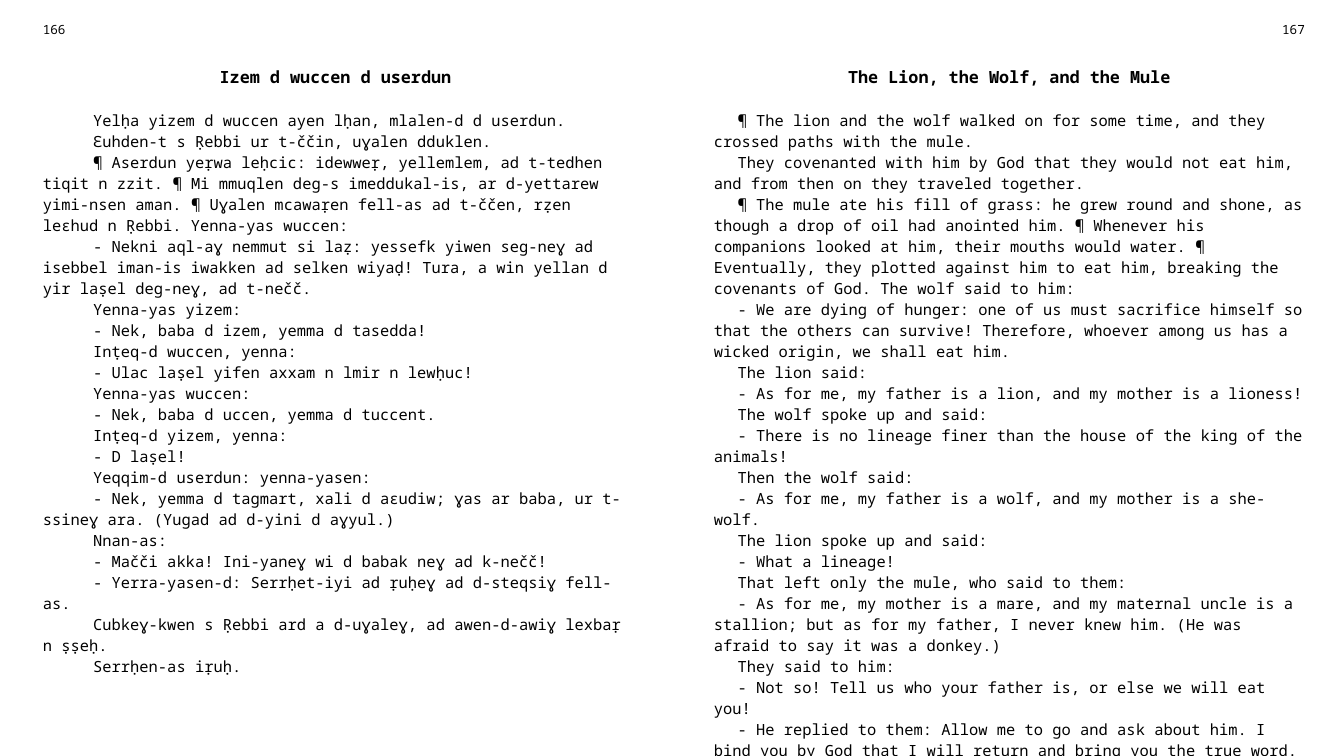
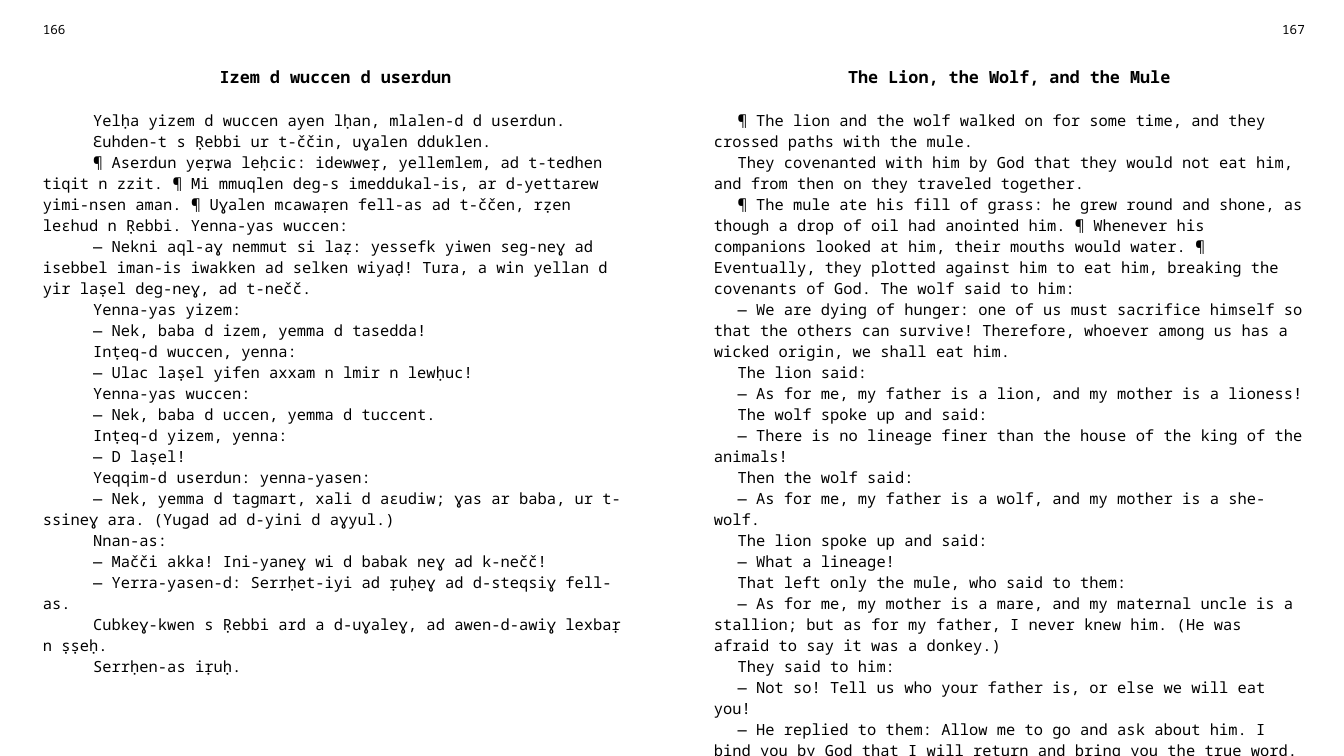
Before and after one commit to sferhah/tamacahut_n_wuccen, a slide deck: slide 81 of Uccen.ConsoleApp/Resources/pptx/uccen.eng.pptx. Drawn at 1344x756 pixels with LibreOffice and Linux fonts; fonts in the diff are those of the drawing. Boxes give left, top, right and bottom in pixels: in the first picture for what was removed or moved away, otherwise in the second. Text is boxed around its words. In the diff, an @@ line names an element or a change of style, - is before the commit and + after.

```diff
--- a/Uccen.ConsoleApp/Resources/pptx/uccen.eng.pptx
+++ b/Uccen.ConsoleApp/Resources/pptx/uccen.eng.pptx
@@ table at [32,16,1315,743] @@
-row 3, column 1: Yelḥa yizem d wuccen ayen lḥan, mlalen-d d userdun. / Ɛuhden-t s Ṛebbi ur t-ččin, uɣalen dduklen. / ¶ Aserdun yeṛwa leḥcic: idewweṛ, yellemlem, ad t-tedhen tiqit n zzit. ¶ Mi mmuqlen deg-s imeddukal-is, ar d-yettarew yimi-nsen aman. ¶ Uɣalen mcawaṛen fell-as ad t-ččen, rẓen leɛhud n Ṛebbi. Yenna-yas wuccen: / - Nekni aql-aɣ nemmut si laẓ: yessefk yiwen seg-neɣ ad isebbel iman-is iwakken ad selken wiyaḍ! Tura, a win yellan d yir laṣel deg-neɣ, ad t-nečč. / Yenna-yas yizem: / - Nek, baba d izem, yemma d tasedda! / Inṭeq-d wuccen, yenna: / - Ulac laṣel yifen axxam n lmir n lewḥuc! / Yenna-yas wuccen: / - Nek, baba d uccen, yemma d tuccent. / Inṭeq-d yizem, yenna: / - D laṣel! / Yeqqim-d userdun: yenna-yasen: / - Nek, yemma d tagmart, xali d aɛudiw; ɣas ar baba, ur t-ssineɣ ara. (Yugad ad d-yini d aɣyul.) / Nnan-as: / - Mačči akka! Ini-yaneɣ wi d babak neɣ ad k-nečč! / - Yerra-yasen-d: Serrḥet-iyi ad ṛuḥeɣ ad d-steqsiɣ fell-as. / Cubkeɣ-kwen s Ṛebbi ard a d-uɣaleɣ, ad awen-d-awiɣ lexbaṛ n ṣṣeḥ. / Serrḥen-as iṛuḥ.
+row 3, column 1: Yelḥa yizem d wuccen ayen lḥan, mlalen-d d userdun. / Ɛuhden-t s Ṛebbi ur t-ččin, uɣalen dduklen. / ¶ Aserdun yeṛwa leḥcic: idewweṛ, yellemlem, ad t-tedhen tiqit n zzit. ¶ Mi mmuqlen deg-s imeddukal-is, ar d-yettarew yimi-nsen aman. ¶ Uɣalen mcawaṛen fell-as ad t-ččen, rẓen leɛhud n Ṛebbi. Yenna-yas wuccen: / — Nekni aql-aɣ nemmut si laẓ: yessefk yiwen seg-neɣ ad isebbel iman-is iwakken ad selken wiyaḍ! Tura, a win yellan d yir laṣel deg-neɣ, ad t-nečč. / Yenna-yas yizem: / — Nek, baba d izem, yemma d tasedda! / Inṭeq-d wuccen, yenna: / — Ulac laṣel yifen axxam n lmir n lewḥuc! / Yenna-yas wuccen: / — Nek, baba d uccen, yemma d tuccent. / Inṭeq-d yizem, yenna: / — D laṣel! / Yeqqim-d userdun: yenna-yasen: / — Nek, yemma d tagmart, xali d aɛudiw; ɣas ar baba, ur t-ssineɣ ara. (Yugad ad d-yini d aɣyul.) / Nnan-as: / — Mačči akka! Ini-yaneɣ wi d babak neɣ ad k-nečč! / — Yerra-yasen-d: Serrḥet-iyi ad ṛuḥeɣ ad d-steqsiɣ fell-as. / Cubkeɣ-kwen s Ṛebbi ard a d-uɣaleɣ, ad awen-d-awiɣ lexbaṛ n ṣṣeḥ. / Serrḥen-as iṛuḥ.
-row 3, column 3: ¶ The lion and the wolf walked on for some time, and they crossed paths with the mule. / They covenanted with him by God that they would not eat him, and from then on they traveled together. / ¶ The mule ate his fill of grass: he grew round and shone, as though a drop of oil had anointed him. ¶ Whenever his companions looked at him, their mouths would water. ¶ Eventually, they plotted against him to eat him, breaking the covenants of God. The wolf said to him: / - We are dying of hunger: one of us must sacrifice himself so that the others can survive! Therefore, whoever among us has a wicked origin, we shall eat him. / The lion said: / - As for me, my father is a lion, and my mother is a lioness! / The wolf spoke up and said: / - There is no lineage finer than the house of the king of the animals! / Then the wolf said: / - As for me, my father is a wolf, and my mother is a she-wolf. / The lion spoke up and said: / - What a lineage! / That left only the mule, who said to them: / - As for me, my mother is a mare, and my maternal uncle is a stallion; but as for my father, I never knew him. (He was afraid to say it was a donkey.) / They said to him: / - Not so! Tell us who your father is, or else we will eat you! / - He replied to them: Allow me to go and ask about him. I bind you by God that I will return and bring you the true word. / They let him go, and he departed.
+row 3, column 3: ¶ The lion and the wolf walked on for some time, and they crossed paths with the mule. / They covenanted with him by God that they would not eat him, and from then on they traveled together. / ¶ The mule ate his fill of grass: he grew round and shone, as though a drop of oil had anointed him. ¶ Whenever his companions looked at him, their mouths would water. ¶ Eventually, they plotted against him to eat him, breaking the covenants of God. The wolf said to him: / — We are dying of hunger: one of us must sacrifice himself so that the others can survive! Therefore, whoever among us has a wicked origin, we shall eat him. / The lion said: / — As for me, my father is a lion, and my mother is a lioness! / The wolf spoke up and said: / — There is no lineage finer than the house of the king of the animals! / Then the wolf said: / — As for me, my father is a wolf, and my mother is a she-wolf. / The lion spoke up and said: / — What a lineage! / That left only the mule, who said to them: / — As for me, my mother is a mare, and my maternal uncle is a stallion; but as for my father, I never knew him. (He was afraid to say it was a donkey.) / They said to him: / — Not so! Tell us who your father is, or else we will eat you! / — He replied to them: Allow me to go and ask about him. I bind you by God that I will return and bring you the true word. / They let him go, and he departed.
```
Also in this commit, not shown: 61 other slides changed, 7 other files.
